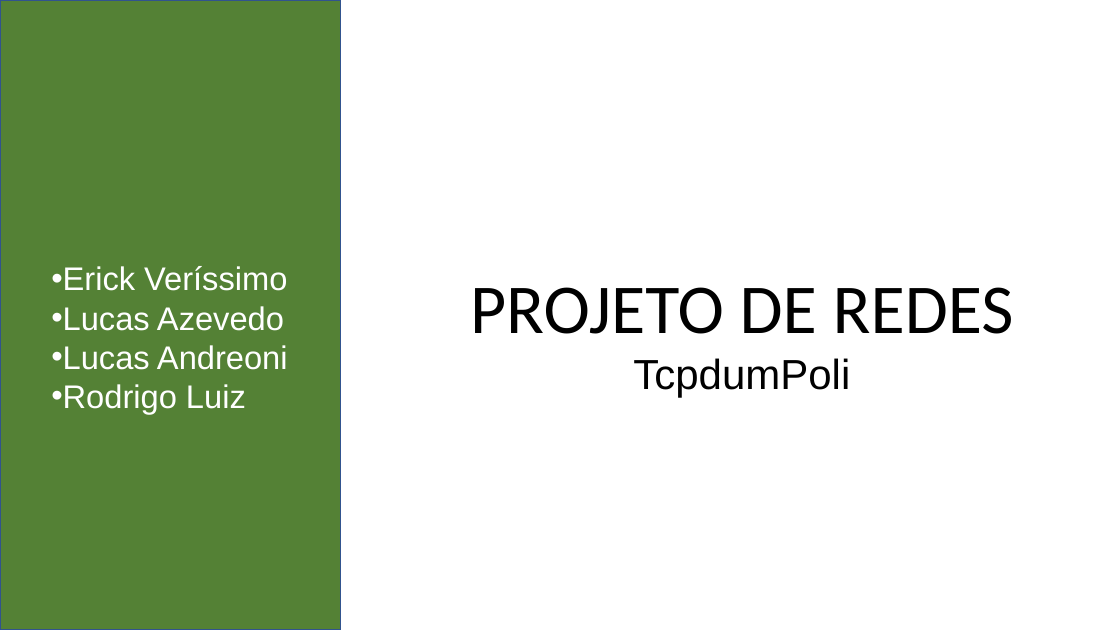
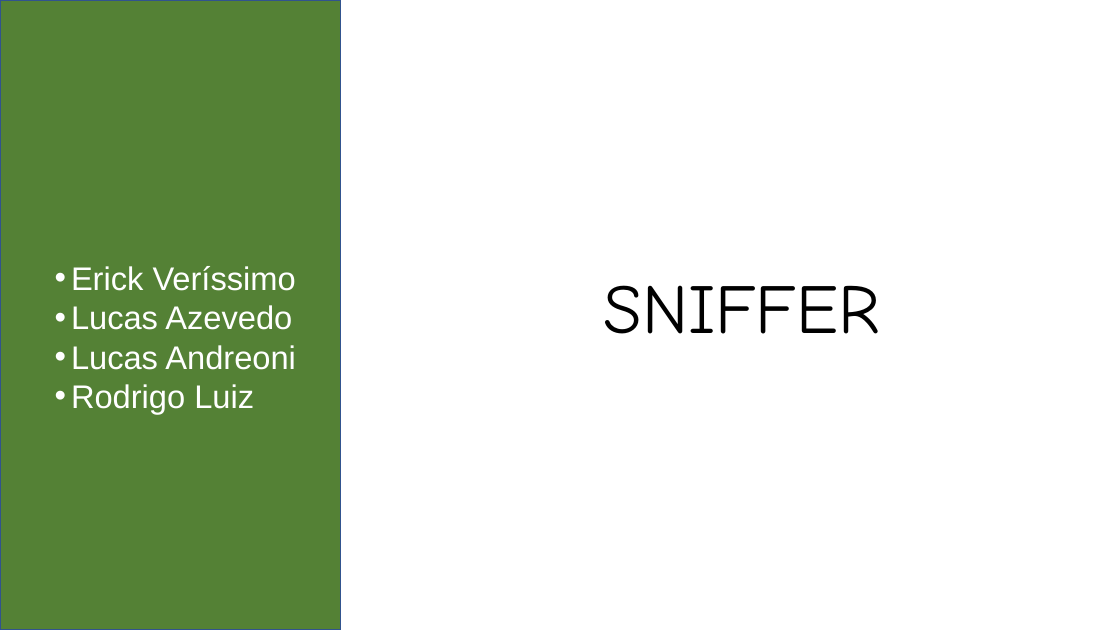
Before and after one commit to erick-andrade1/projeto-redes-2, a slide deck: slide 1 of Slide redes 2.pptx. Drawn at 1120x630 pixels with LibreOffice and Linux fonts; fonts in the diff are those of the drawing. Boxes give left, top, right and bottom in pixels: in the first picture for what was removed or moved away, otherwise in the second. Text is boxed around its words. In the diff, an @@ line names an element or a change of style, - is before the commit and + after.

```diff
--- a/Slide redes 2.pptx
+++ b/Slide redes 2.pptx
@@ text "Erick Veríssimo" at box(71, 266, 296, 414): indent changed @@
@@ text removed at box(470, 287, 1014, 398) @@
-PROJETO DE REDES
-TcpdumPoli
@@ text added at box(603, 285, 880, 334), 60 pt, text #000000 @@
+SNIFFER
```
Also in this commit, not shown: 2 other slides changed, 7 slides added, 5 slides removed, 2 other files.
